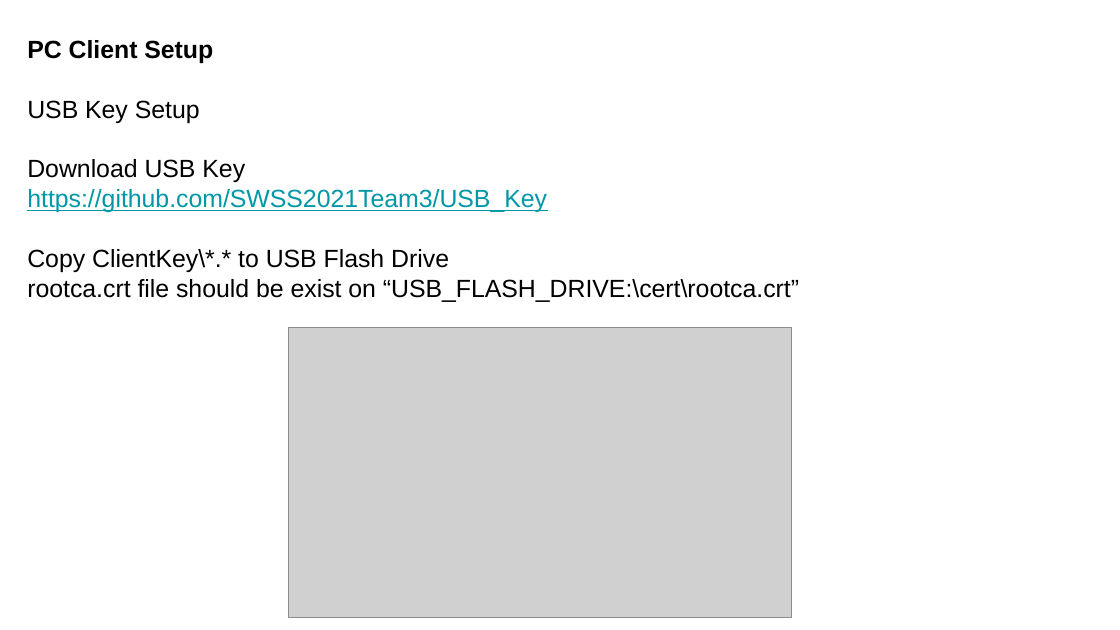
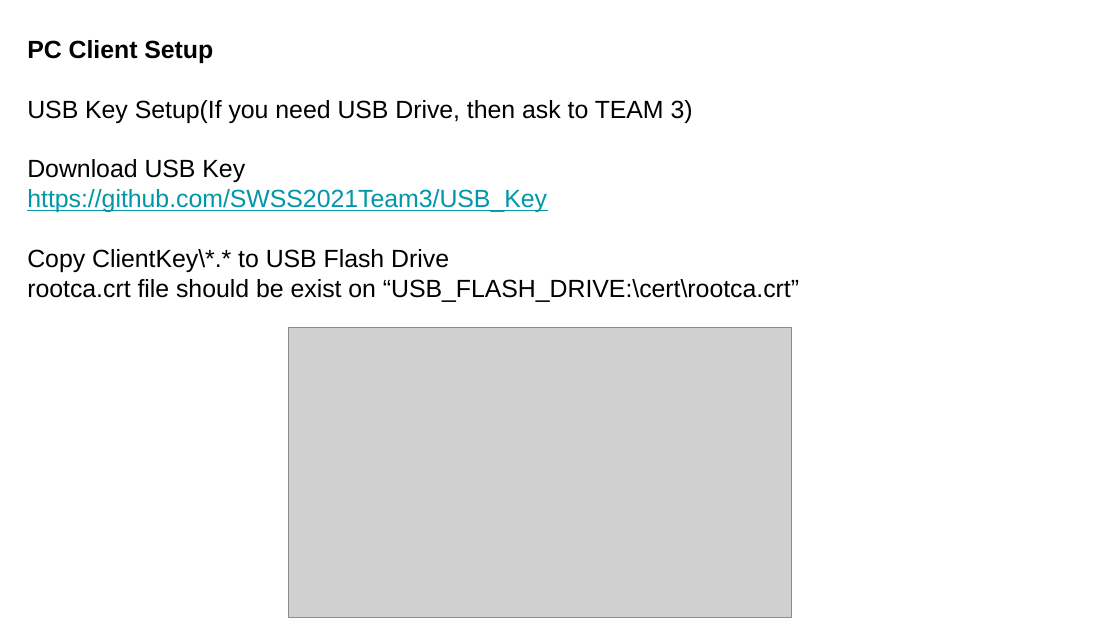
Before and after one commit to SWSS2021Team3/ProjectDocuments, a slide deck: slide 8 of AACS_Setup_Manual.pptx. Drawn at 1120x630 pixels with LibreOffice and Linux fonts; fonts in the diff are those of the drawing; grey boxes stand for pictures. Boxes give left, top, right and bottom in pixels: in the first picture for what was removed or moved away, otherwise in the second. Text is boxed around its words. In the diff, an @@ line names an element or a change of style, - is before the commit and + after.

```diff
--- a/AACS_Setup_Manual.pptx
+++ b/AACS_Setup_Manual.pptx
@@ text at (27, 100, 693, 123): text changed @@
-USB Key Setup
+USB Key Setup(If you need USB Drive, then ask to TEAM 3)
```
Also in this commit, not shown: 1 other slide changed, 2 slides added, 13 other files.
